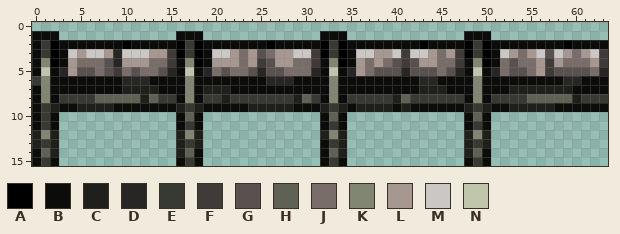
Edited in one commit: pixel-art sprite (content/Blocks/Terrain/terrain.framework.smirgrafit.fused.png). The picture above was drawn from the file before the commit.
The file is 64x16 pixels. Colours within 5 levels of each other are drawn and written as one.
Palette (. is transparent): A #000000  B #0c0c0b  C #1f201c  D #272625  E #373933  F #403a39  G #595150  H #5f6154  J #786d68  K #808672  L #a69891  M #cac7c5  N #c0c6ac
Pixels before, first column x 0:
 1 BBB.............BBB.............BBB.............BBB.............
 2 BEABBBBBBBABBBBBAEABBBBBBBABBBBBAEABBBBBBBBABBBBAEABBBBBBBBABBBB
 3 BEABMLMMLDMMMLLFAEABMMLJLGJLLMMFAEABMMLLMFMMLJLFAEABMLJLMGMLJLMF
 4 BKABLJJJGDLLLJJFBKABLLLJLFGLLJJFBKABLJLJGFGLLJJFBKABJGJJLFLJJJLF
 5 BNBDLGGJGFJGJJGDBNBDJGJJGDGGJJJDBNBDLJGGGDGGGJGDBNBDJGGJLFGGGGJD
 6 EKBBBBBBBBDDDBBBBKBBBBBBBBDDDBBBBKBBBBBBBBBDDBBBBKBBBBBBBBBDDBBB
 7 BKBBBBBBBBCCCCBBBKBCCCBBBBBBBBBBBKBBBBBBBBBCCCBBBKBBBCCCCCCCBBBB
 8 BKBEEEEHHHHHCHEEBKBEECEEEEEEECHEBKBEEEEECHEEEEEEBKBEEEEHHHHHCEEE
 9 BECBBCCCCBBBBBBBCECBBBBBCCCCCBBBCECBCCCCBCBBBBBBCECBBCCCCCBBBBBB
10 BEB.............BHB.............BHB.............BHB.............
11 BEB.............BEB.............BEB.............BEB.............
12 CKC.............CKC.............CKC.............CKC.............
13 CEC.............CEC.............BEC.............CEC.............
14 BHC.............CHB.............BHC.............CHB.............
15 BEB.............BEB.............BEB.............BEB.............
Once edited:
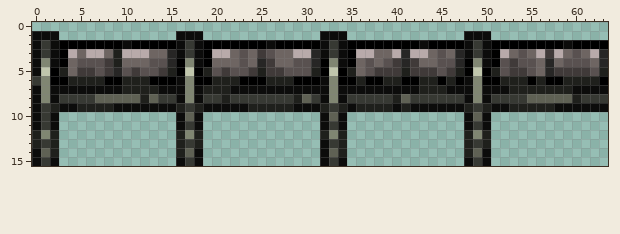
Changes in this commit:
{"colour":"L","old":"#a69891","new":"#6e6562"}
{"colour":"M","old":"#cac7c5","new":"#b8aaaa"}
{"y":2,"x":2,"old":"ABBBBBBBABBBBBA","new":"BAAAAAAABAAAAAB"}
{"y":2,"x":18,"old":"ABBBBBBBABBBBBA","new":"BAAAAAAABAAAAAB"}
{"y":2,"x":34,"old":"ABBBBBBBBABBBBA","new":"BAAAAAAAABAAAAB"}
{"y":2,"x":50,"old":"ABBBBBBBBABBBB","new":"BAAAAAAAABAAAA"}
{"y":3,"x":2,"old":"AB","new":"BA"}
{"y":3,"x":9,"old":"D","new":"C"}
{"y":3,"x":15,"old":"FA","new":"DB"}
{"y":3,"x":18,"old":"AB","new":"BA"}
{"y":3,"x":23,"old":"J","new":"G"}
{"y":3,"x":25,"old":"GJ","new":"FG"}
{"y":3,"x":31,"old":"FA","new":"DB"}
{"y":3,"x":34,"old":"AB","new":"BA"}
{"y":3,"x":41,"old":"F","new":"D"}
{"y":3,"x":45,"old":"J","new":"G"}
{"y":3,"x":47,"old":"FA","new":"DB"}
{"y":3,"x":50,"old":"AB","new":"BA"}
{"y":3,"x":54,"old":"J","new":"G"}
{"y":3,"x":57,"old":"G","new":"F"}
{"y":3,"x":60,"old":"J","new":"G"}
{"y":3,"x":63,"old":"F","new":"D"}
{"y":4,"x":2,"old":"AB","new":"BA"}
{"y":4,"x":5,"old":"JJJGD","new":"GGGFC"}
{"y":4,"x":13,"old":"JJFB","new":"GGDA"}
{"y":4,"x":18,"old":"AB","new":"BA"}
{"y":4,"x":23,"old":"J","new":"G"}
{"y":4,"x":25,"old":"FG","new":"DF"}
{"y":4,"x":29,"old":"JJFB","new":"GGDA"}
{"y":4,"x":34,"old":"AB","new":"BA"}
{"y":4,"x":37,"old":"J","new":"G"}
{"y":4,"x":39,"old":"JGFG","new":"GFDF"}
{"y":4,"x":45,"old":"JJFB","new":"GGDA"}
{"y":4,"x":50,"old":"ABJGJJ","new":"BAGFGG"}
{"y":4,"x":57,"old":"F","new":"D"}
{"y":4,"x":59,"old":"JJJ","new":"GGG"}
{"y":4,"x":63,"old":"F","new":"D"}
{"y":5,"x":2,"old":"BD","new":"AC"}
{"y":5,"x":5,"old":"GGJGFJGJJGDB","new":"FFGFDGFGGFCA"}
{"y":5,"x":18,"old":"BDJGJJGDGGJJJDB","new":"ACGFGGFCFFGGGCA"}
{"y":5,"x":34,"old":"BD","new":"AC"}
{"y":5,"x":37,"old":"JGGGDGGGJGDB","new":"GFFFCFFFGFCA"}
{"y":5,"x":50,"old":"BDJGGJ","new":"ACGFFG"}
{"y":5,"x":57,"old":"FGGGGJD","new":"DFFFFGC"}
{"y":6,"x":2,"old":"BBBBBBBBDDDBBB","new":"AACCCCAACCCAAA"}
{"y":6,"x":18,"old":"BBBBBBBBDDDBBB","new":"AACCCAAACCCAAA"}
{"y":6,"x":34,"old":"BBBBBBBBBDDBBB","new":"AACAACCAACCACA"}
{"y":6,"x":50,"old":"BBBBBBBBBDDBBB","new":"AACCCACAACCCCA"}
{"label":"changed","picture_box":[50,40,608,85]}
